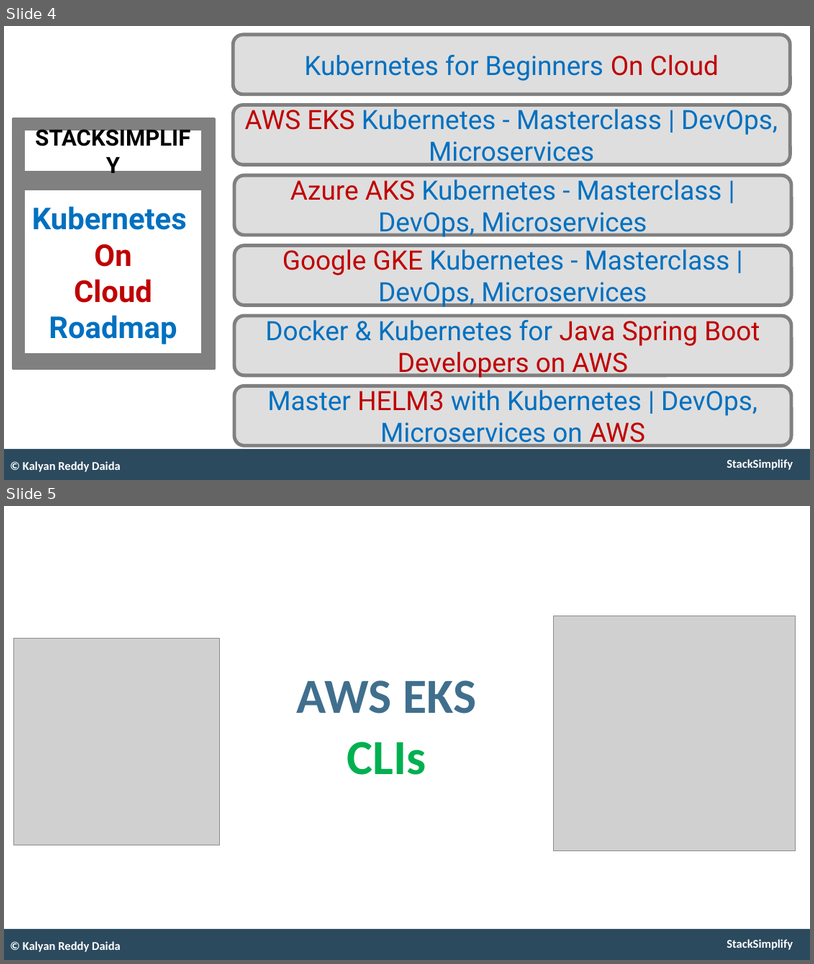
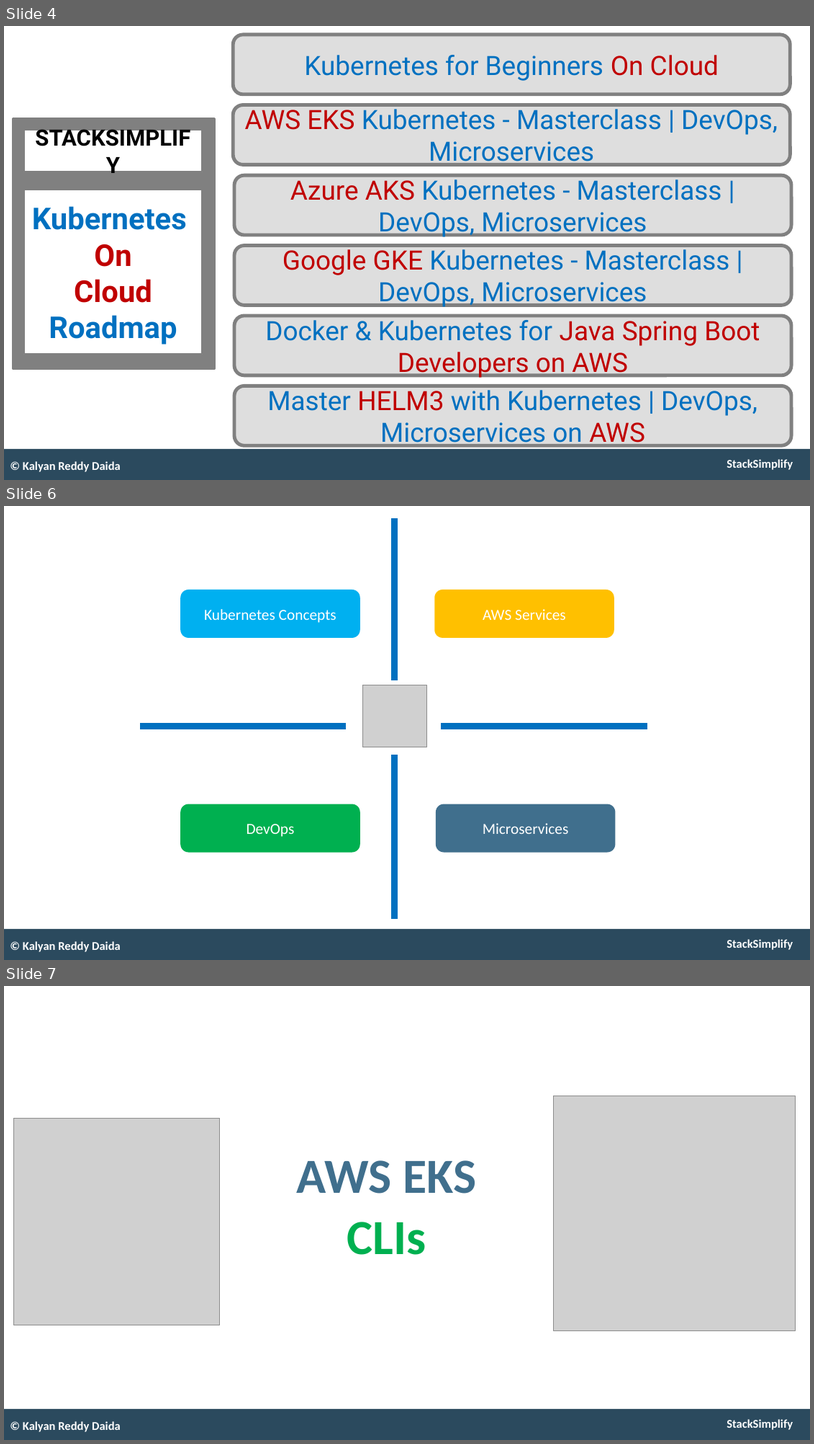
Before and after one commit to talvionyx/aws-eks-kubernetes-masterclass, a slide deck: presentation/AWS-Fargate-and-EKS-Masterclass.pptx. Shown one above the other, each under a label of ours: slides 4 and 5 before the commit, slides 4, 6 and 7 after it; the slides between them are not shown. The pictures are 814x964 and 814x1444 pixels, drawn with LibreOffice and Linux fonts; fonts in the diff are those of the drawing; grey boxes stand for pictures. Boxes give left, top, right and bottom in pixels: in the first picture for what was removed or moved away, otherwise in the second. Text is boxed around its words. In the diff, an @@ line names an element or a change of style, - is before the commit and + after.

```diff
--- a/presentation/AWS-Fargate-and-EKS-Masterclass.pptx
+++ b/presentation/AWS-Fargate-and-EKS-Masterclass.pptx
@@ slide 6 added at bbox=[4, 506, 810, 960], background #FFFFFF; not listed: 2 template elements that a slide beside it also shows @@
@@ line added from (394, 519) to (394, 680), #0070C0 9.5 pt @@
@@ rounded rectangle added at bbox=[180, 590, 360, 638], fill #00B0F0, 22 pt, text #FFFFFF @@
+Kubernetes Concepts
@@ rounded rectangle added at bbox=[435, 590, 615, 638], fill #FFC000, 22 pt, text #FFFFFF @@
+AWS Services
@@ picture added at bbox=[363, 685, 427, 746] @@
@@ line added from (346, 726) to (140, 726), #0070C0 9.5 pt @@
@@ line added from (648, 726) to (441, 726), #0070C0 9.5 pt @@
@@ line added from (394, 754) to (394, 919), #0070C0 9.5 pt @@
@@ rounded rectangle added at bbox=[180, 804, 360, 852], fill #00B050, 22 pt, text #FFFFFF @@
+DevOps
@@ rounded rectangle added at bbox=[436, 804, 615, 852], fill #406F8D, 22 pt, text #FFFFFF @@
+Microservices
@@ text added at bbox=[23, 941, 121, 952], 17 pt, text #FFFFFF, bold @@
+© Kalyan Reddy Daida
@@ what was slide 5 is now slide 7 @@
```
Also in this commit, not shown: 7 slides changed, 6 other slides added, 1 slide removed, 1 other file.
